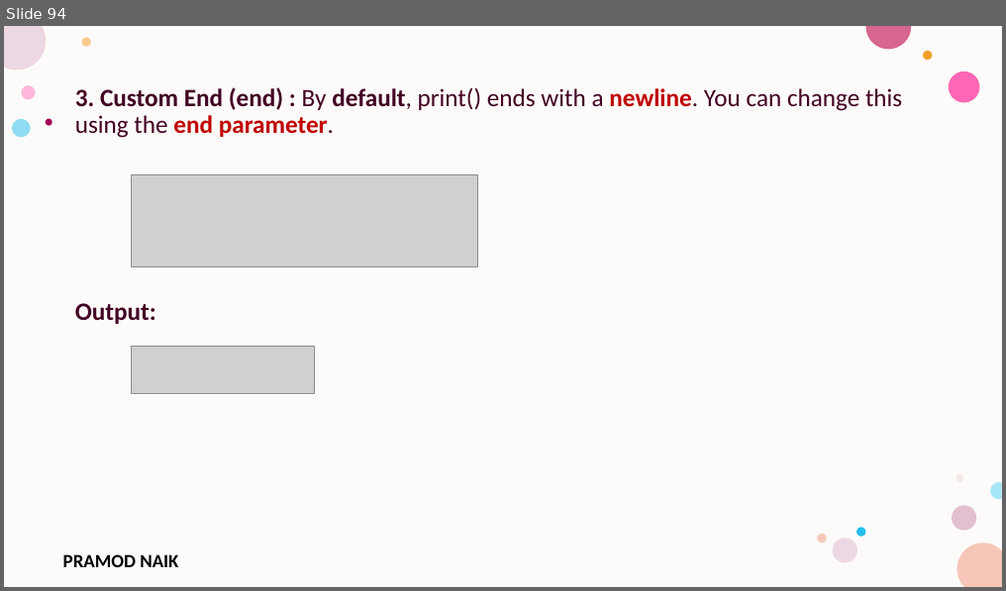
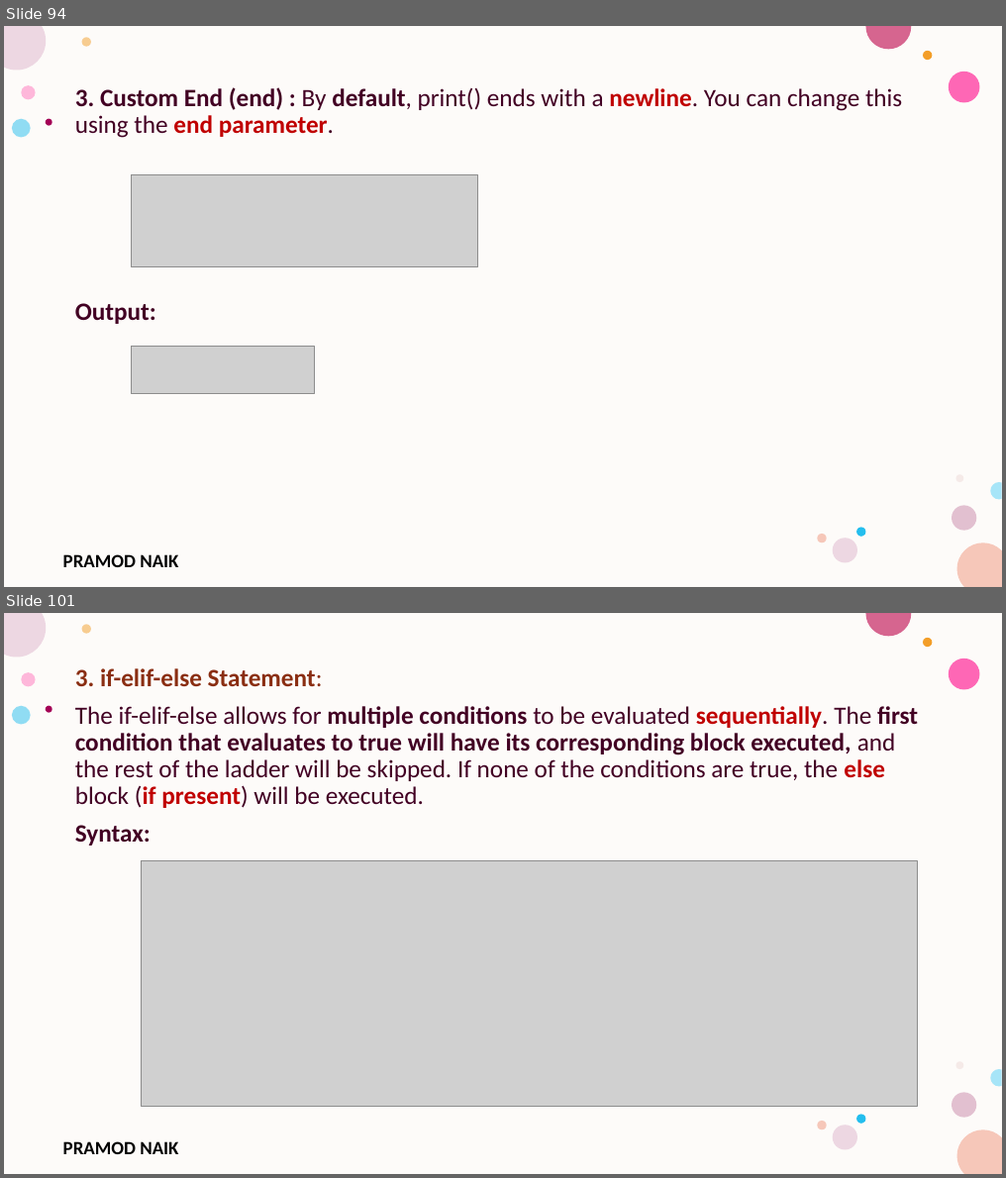
Before and after one commit to PRAMOD-VISHNU-NAIK/MCA-4th-Sem-Python-Shridevi-College, a slide deck: Theory Class-Notes/Module-1 Python Basic Concepts and Programming.pptx. Shown one above the other, each under a label of ours: slide 94 before the commit, slides 94 and 101 after it; the slides between them are not shown. The pictures are 1006x591 and 1006x1178 pixels, drawn with LibreOffice and Linux fonts; fonts in the diff are those of the drawing; grey boxes stand for pictures; background and template pictures are left out. Boxes give left, top, right and bottom in pixels: in the first picture for what was removed or moved away, otherwise in the second. Text is boxed around its words. In the diff, an @@ line names an element or a change of style, - is before the commit and + after.

```diff
--- a/Theory Class-Notes/Module-1 Python Basic Concepts and Programming.pptx
+++ b/Theory Class-Notes/Module-1 Python Basic Concepts and Programming.pptx
@@ slide 101 added at [4, 613, 1002, 1174], background #FFFFFF; not listed: 17 template elements that a slide beside it also shows @@
@@ text added at [75, 668, 918, 846], 24 pt, text #420023, bold @@
+3. if-elif-else Statement:
+The if-elif-else allows for multiple conditions to be evaluated sequentially. The first condition that evaluates to true will have its corresponding block executed, and the rest of the ladder will be skipped. If none of the conditions are true, the else block (if present) will be executed.
+Syntax:
@@ picture added at [141, 861, 918, 1106] @@
```
Also in this commit, not shown: 1 slide changed, 42 other slides added, 1 slide removed.
